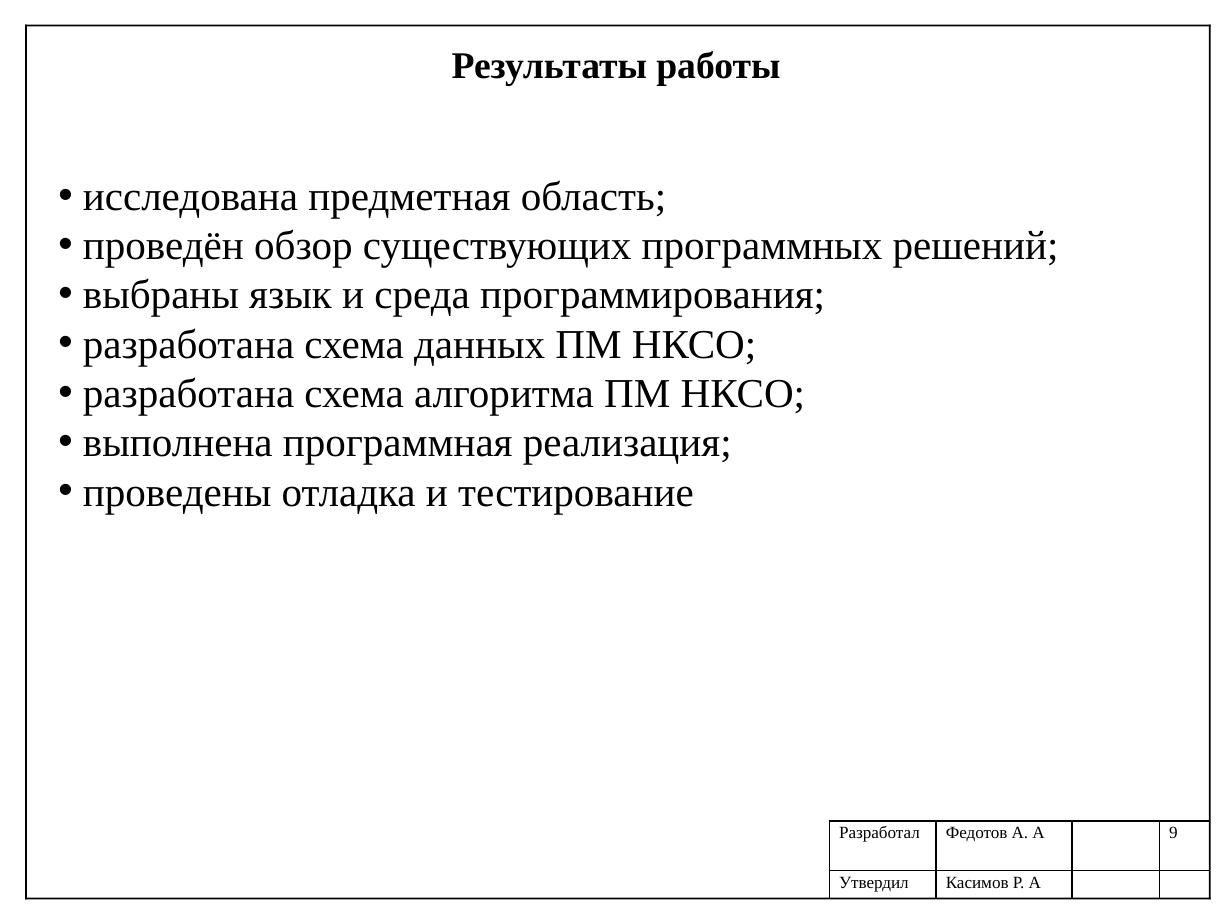
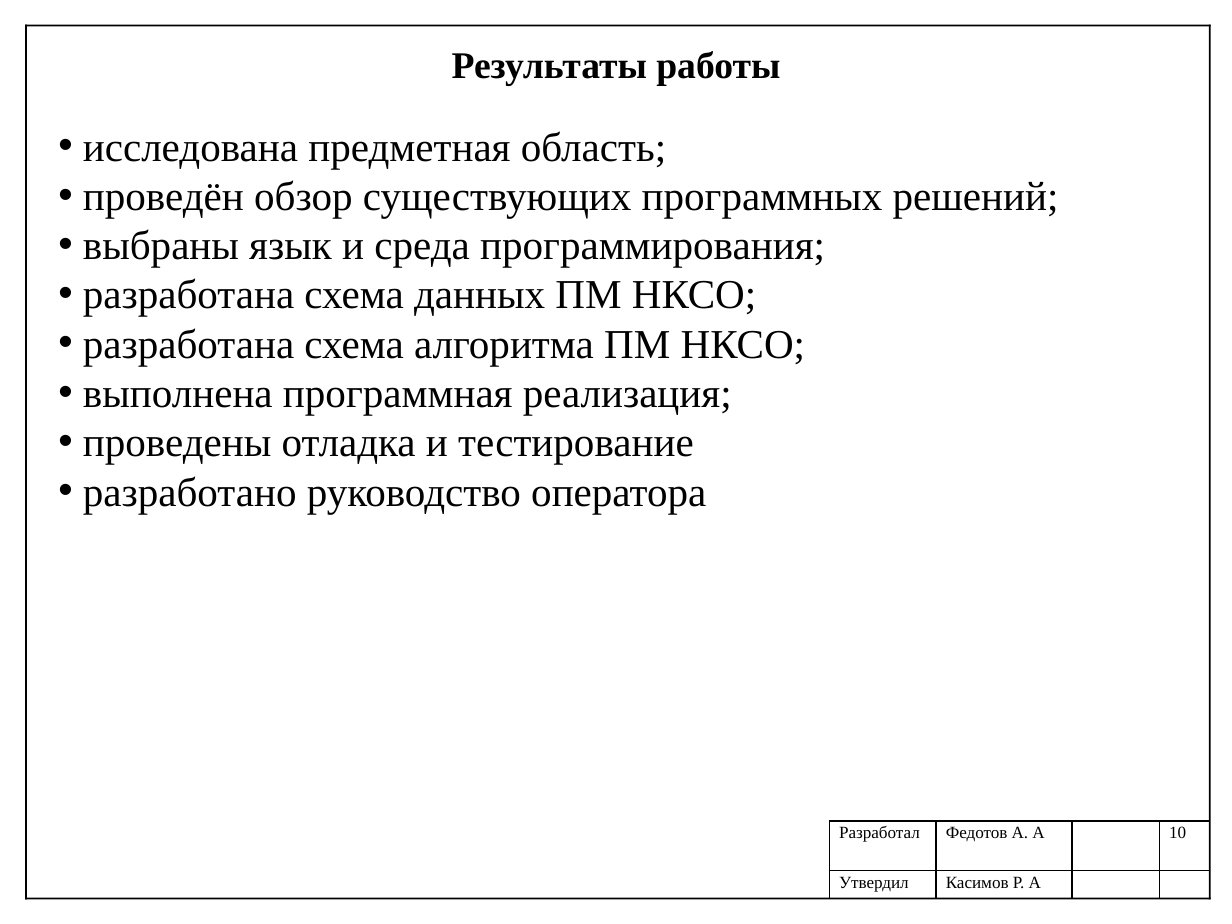
Before and after one commit to Shurpumpel/diplom, a slide deck: slide 10 of предзащита/Федотов_ПИН-41_Презентация.pptx (slide 9 before the commit). Drawn at 1232x924 pixels with LibreOffice and Linux fonts; fonts in the diff are those of the drawing. Boxes give left, top, right and bottom in pixels: in the first picture for what was removed or moved away, otherwise in the second. Text is boxed around its words. In the diff, an @@ line names an element or a change of style, - is before the commit and + after.

```diff
--- a/предзащита/Федотов_ПИН-41_Презентация.pptx
+++ b/предзащита/Федотов_ПИН-41_Презентация.pptx
@@ text "исследована предметная область;": place and size @@
-text "исследована предметная область;" at [83,180,1059,513]
+text "исследована предметная область;" at [83,131,1059,513]
@@ text at [83,476,706,513]: paragraph added @@
+• разработано руководство оператора
@@ table at [829,821,1210,898] @@
-row 1, column 4: 9
+row 1, column 4: 10
```
Also in this commit, not shown: 7 other slides changed, 1 slide added, 5 other files.
